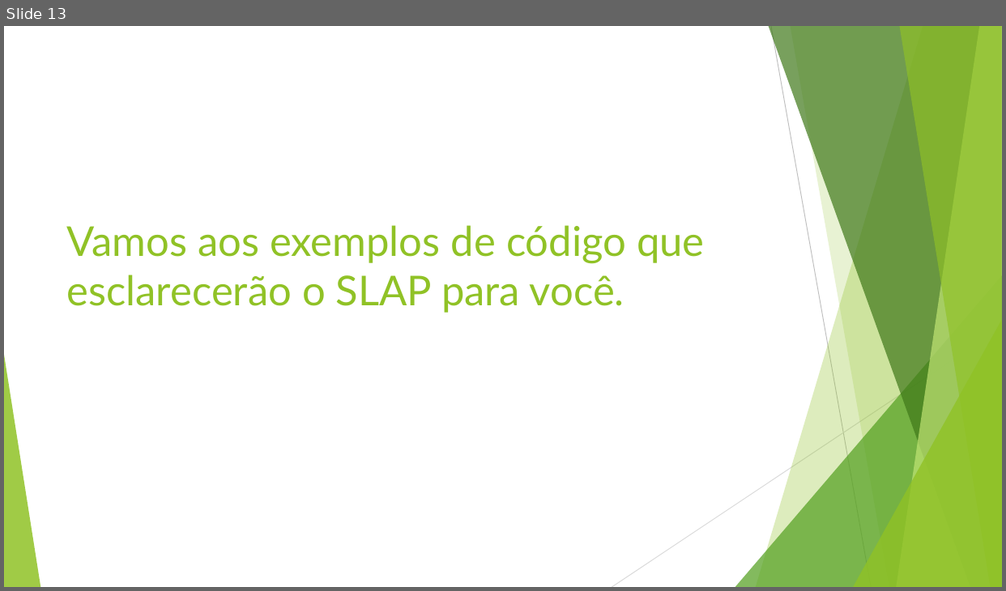
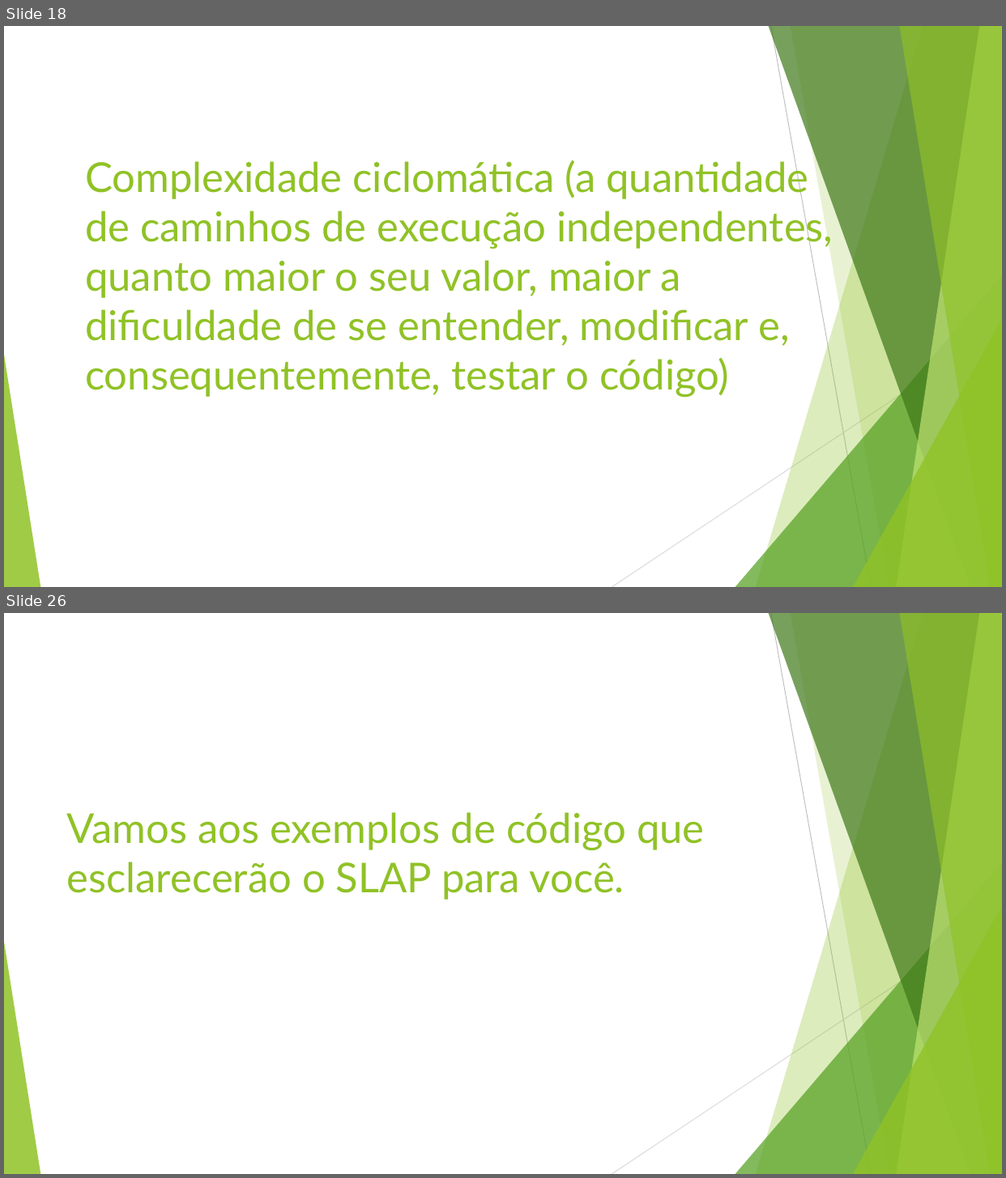
Before and after one commit to TeteStorm/SLAPExample, a slide deck: Single Level of Abstraction (SLAB).pptx. Shown one above the other, each under a label of ours: slide 13 before the commit, slides 18 and 26 after it; the slides between them are not shown. The pictures are 1006x591 and 1006x1178 pixels, drawn with LibreOffice and Linux fonts; fonts in the diff are those of the drawing. Boxes give left, top, right and bottom in pixels: in the first picture for what was removed or moved away, otherwise in the second. Text is boxed around its words. In the diff, an @@ line names an element or a change of style, - is before the commit and + after.

```diff
--- a/Single Level of Abstraction (SLAB).pptx
+++ b/Single Level of Abstraction (SLAB).pptx
@@ slide 18 added at box(4, 26, 1002, 587), background #FFFFFF; not listed: 10 template elements that a slide beside it also shows @@
@@ title added at box(85, 156, 833, 397), 39.6 pt, text #90C226 @@
+Complexidade ciclomática (a quantidade de caminhos de execução independentes, quanto maior o seu valor, maior a dificuldade de se entender, modificar e, consequentemente, testar o código)
@@ what was slide 13 is now slide 26 @@
```
Also in this commit, not shown: 13 slides changed, 13 other slides added, 3 other files.
